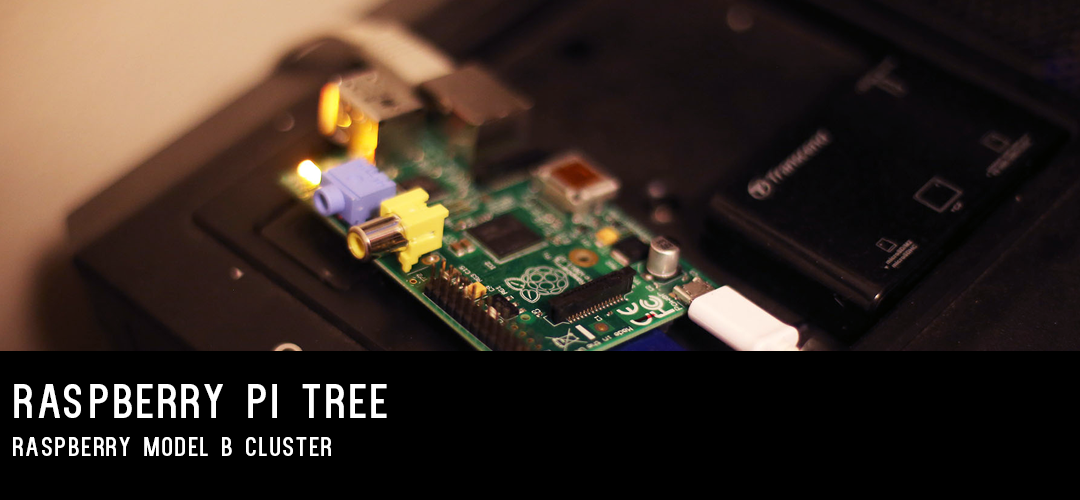
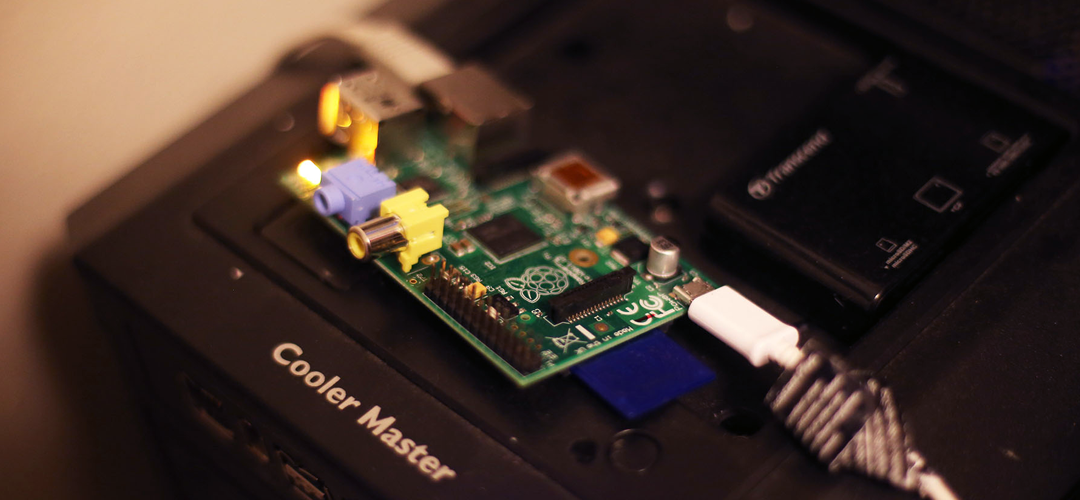
The second (1080, 500) image is a revision of the first. Changes to its layers:
removed layer "RaSpberry Model B Cluster" over [13, 437, 331, 456]
removed layer "Raspberry Pi TREE" over [14, 384, 387, 418]
removed layer "Rectangle 2" over [0, 351, 1080, 500]
removed layer "Layer 0" over [0, 351, 1080, 500]
